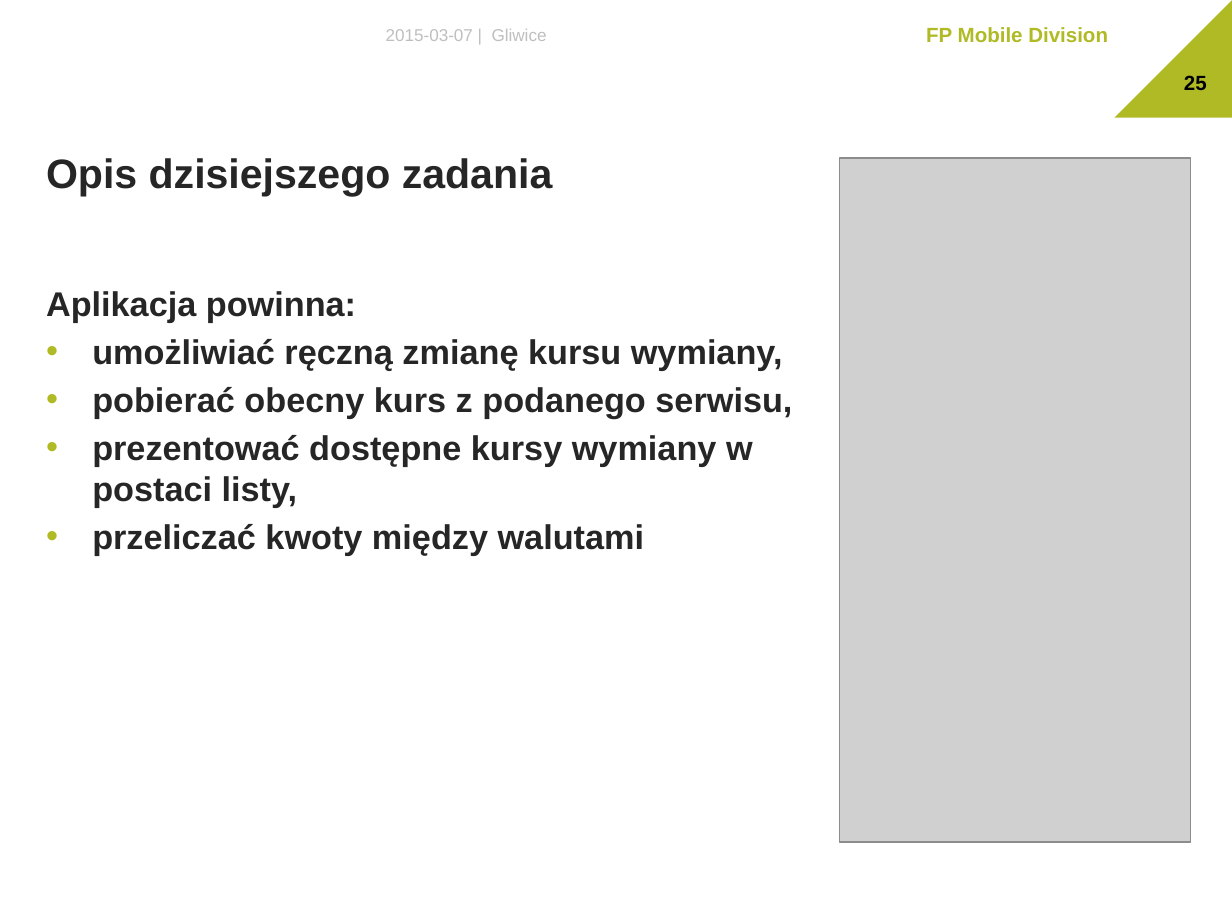
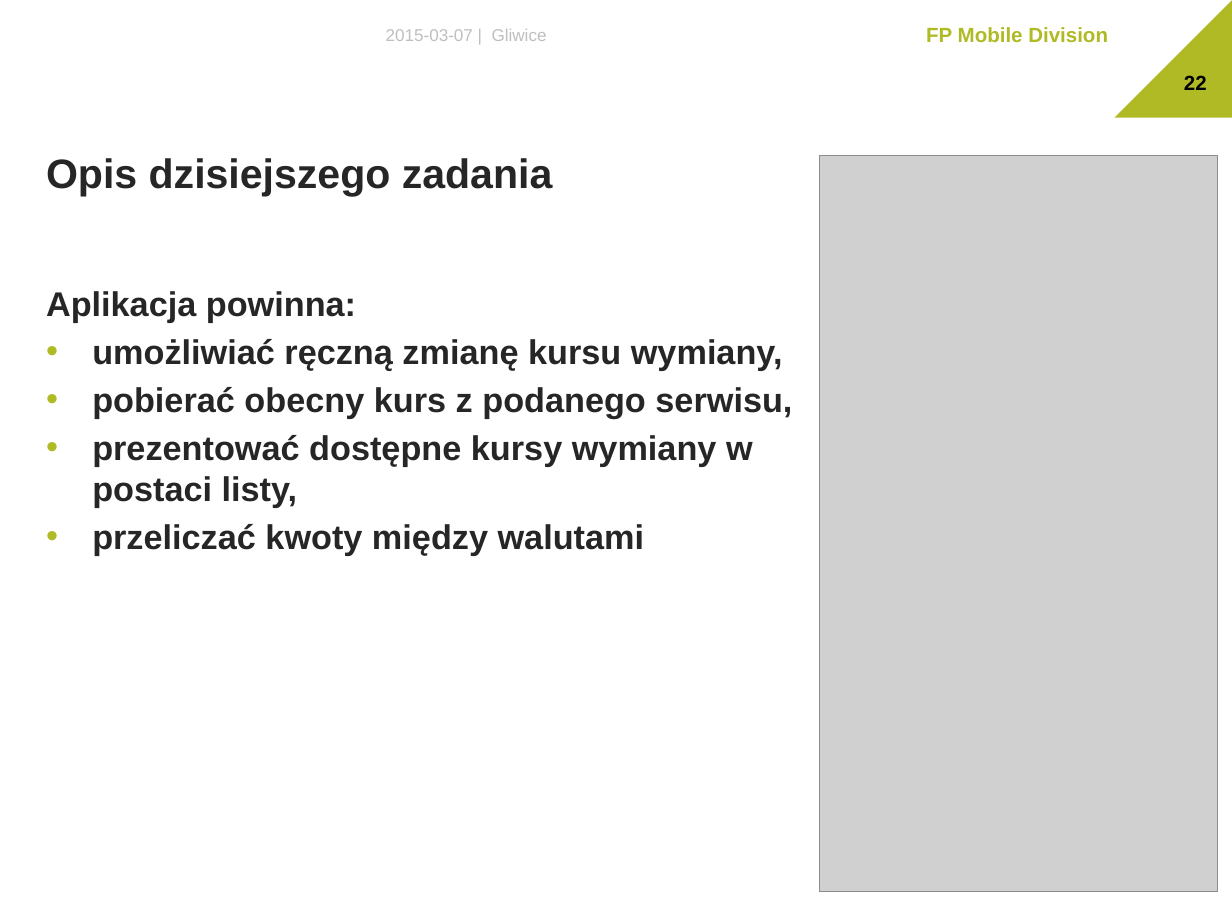
Before and after one commit to The-Lizard-Project/android-basics, a slide deck: slide 22 of Dokumenty/Presentation.pptx (slide 25 before the commit). Drawn at 1232x924 pixels with LibreOffice and Linux fonts; fonts in the diff are those of the drawing; grey boxes stand for pictures; background and template pictures are left out. Boxes give left, top, right and bottom in pixels: in the first picture for what was removed or moved away, otherwise in the second. Text is boxed around its words. In the diff, an @@ line names an element or a change of style, - is before the commit and + after.

```diff
--- a/Dokumenty/Presentation.pptx
+++ b/Dokumenty/Presentation.pptx
@@ page number at box(1184, 75, 1207, 90): text changed @@
-25
+22
@@ picture: place and size @@
-picture at box(839, 158, 1190, 841)
+picture at box(819, 156, 1217, 892)
```
Also in this commit, not shown: 18 other slides changed, 6 slides added, 2 slides removed.
